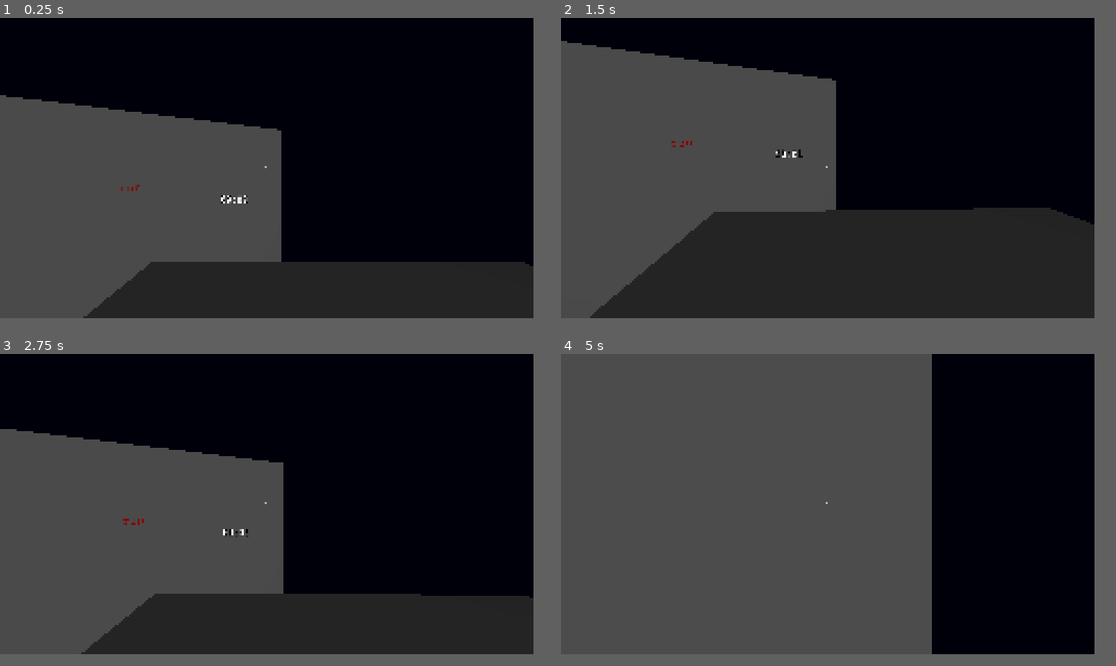
Above: before the commit, frames 1-4 (two rows, left to right).
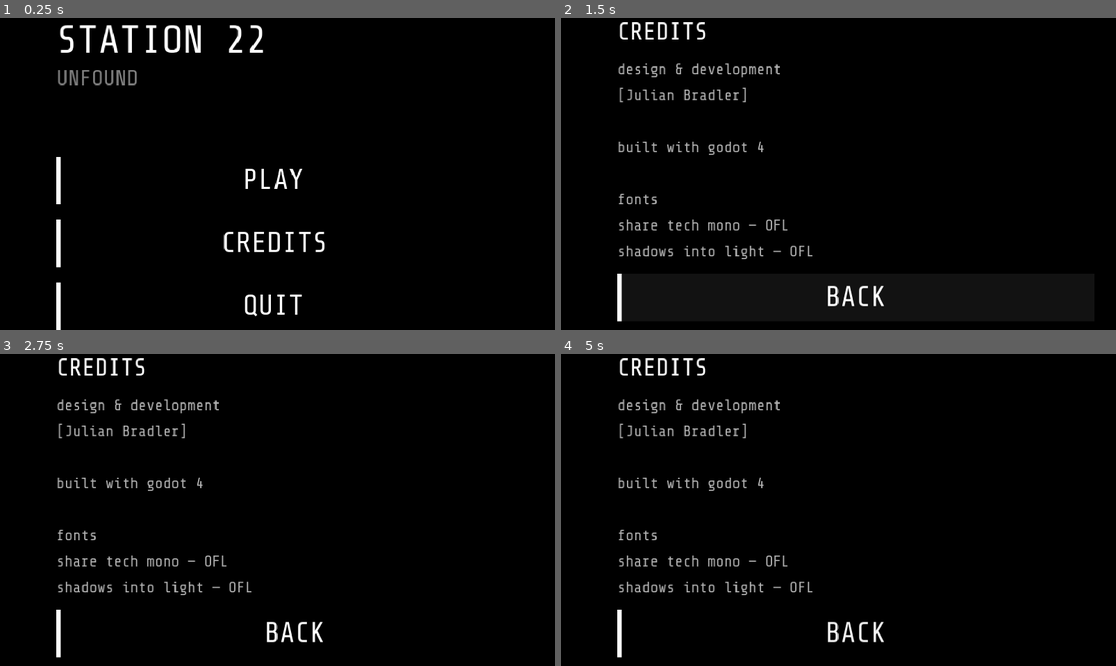
Above: after the commit, the same moments.

Repository: TheyCallMeFatbird/Station-22-Unfound
Game: Godot game, scene res://scenes/main_menu.tscn
Same seed, same stepped clock (60 frames per second), same inputs: the game is played once before the commit and once after it. Before the commit the project starts from res://scenes/main.tscn. Sound files missing from this copy of the repository are replaced by a short silence.
Inputs (mouse positions are in pixels of both pictures, inside the frame that each line leads up to):
- Up to frame 1 (0.25 s): no input
- Up to frame 2 (1.5 s): click (821, 233) at 0.5 s, where only the run after the commit has a clickable "CREDITS"; click (844, 286) at 1.25 s, where only the run after the commit has a clickable "BACK"
- Up to frame 3 (2.75 s): click (260, 510) at 2 s, where only the run after the commit has a clickable "PLAY"
- Up to frame 4 (5 s): click (821, 510) at 2.75 s, where only the run after the commit has a clickable "PLAY"; move the mouse to (855, 503) at 3.52 s; hold F (flashlight_toggle) 3.53-4.28 s; hold W (move_forward) from 3.53 s (still down); move the mouse to (799, 503) at 4.27 s; tap Tab (journal) at 4.35 s
In our replay, the window is 768x432 before the commit and 799x449 after it. These sizes can differ from the game's own. Grey fills any space a smaller window leaves; there, only what the larger window draws over its background counts as a difference.

The runs differ from the first frame. In frame 1, 43% of the frame differs, in the area x 0-97%, y 2-100%; in frame 2, 45%; in frame 3, 44%; in frame 4, 64%, in the area x 0-67%, y 0-98%.

Commit message:
OMG a main menu!!!

Diff:
--- a/project.godot
+++ b/project.godot
@@ -11,7 +11,7 @@
 [application]
 
 config/name="Station 22 Unfound"
-run/main_scene="res://scenes/main.tscn"
+run/main_scene="res://scenes/main_menu.tscn"
 config/features=PackedStringArray("4.6", "Forward Plus")
 config/icon="res://textures/icon.svg"
 
@@ -28,7 +28,7 @@
 
 [editor_plugins]
 
-enabled=PackedStringArray("res://addons/ai_coding_assistant/plugin.cfg")
+enabled=PackedStringArray()
 
 [input]
 
--- a/scenes/hud.tscn
+++ b/scenes/hud.tscn
@@ -55,16 +55,10 @@
 grow_vertical = 0
 pivot_offset = Vector2(12, -12)
 
-[node name="ComposureBar" type="TextureProgressBar" parent="." unique_id=611778211]
+[node name="ComposureBar" type="TextureProgressBar" parent="." unique_id=754832246]
 custom_minimum_size = Vector2(50, 4)
-anchors_preset = 2
-anchor_top = 1.0
-anchor_bottom = 1.0
-offset_left = 10.0
-offset_top = -34.0
-offset_right = 60.0
-offset_bottom = -30.0
-grow_vertical = 0
+offset_right = 50.0
+offset_bottom = 4.0
 pivot_offset = Vector2(12, -12)
 
 [node name="Crosshair" type="ColorRect" parent="." unique_id=352832615]
--- a/scenes/main.tscn
+++ b/scenes/main.tscn
@@ -14,7 +14,7 @@
 [ext_resource type="PackedScene" uid="uid://b2blm2cib6oui" path="res://scenes/hud.tscn" id="8_5vw27"]
 [ext_resource type="Script" uid="uid://bjl5j1hmlueqb" path="res://scripts/clock.gd" id="11_ya4ey"]
 [ext_resource type="Script" uid="uid://buwap18v7rue4" path="res://scripts/degredation.gd" id="12_eb6dy"]
-[ext_resource type="Script" uid="uid://c0sqqi2fqd2n5" path="res://scenes/apr_fools.gd" id="15_jkv2x"]
+[ext_resource type="Script" uid="uid://c0sqqi2fqd2n5" path="res://scripts/apr_fools.gd" id="15_jkv2x"]
 
 [sub_resource type="CapsuleShape3D" id="CapsuleShape3D_1bvp3"]
 radius = 0.5527344
@@ -134,28 +134,31 @@
 
 [node name="Floor" type="CSGBox3D" parent="." unique_id=305877844]
 transform = Transform3D(1, 0, 0, 0, 1, 0, 0, 0, 1, 0, -0.07165527, 0)
+visible = false
 use_collision = true
 size = Vector3(10.33374, 0.04663086, 10.957031)
 
 [node name="Wall" type="CSGBox3D" parent="." unique_id=609510026]
 transform = Transform3D(0.85573477, 0, 0.51741487, 0, 1, 0, -0.51741487, 0, 0.85573477, -5.5373907, 0.4874878, -5.3921075)
+visible = false
 use_collision = true
 size = Vector3(9.779175, 7.2489014, 0.001)
 material = SubResource("StandardMaterial3D_ya4ey")
 
 [node name="Label3D" type="Label3D" parent="." unique_id=1215400383]
 transform = Transform3D(1, 0, 0, 0, 1, 0, 0, 0, 1, -2.9675474, 1.5882549, -6.074845)
+visible = false
 text = "00:00"
 font = ExtResource("7_5vw27")
 font_size = 62
 script = ExtResource("11_ya4ey")
 
-[node name="Degredation3D" type="Area3D" parent="." unique_id=164388820]
+[node name="Degredation" type="Area3D" parent="." unique_id=164388820]
 transform = Transform3D(1, 0, 0, 0, 1, 0, 0, 0, 1, 0, -7.4356203, 0)
 script = ExtResource("12_eb6dy")
 
-[node name="CollisionShape3D" type="CollisionShape3D" parent="Degredation3D" unique_id=106469307]
-transform = Transform3D(1, 0, 0, 0, 1, 0, 0, 0, 1, 0, -0.54081535, 0)
+[node name="CollisionShape3D" type="CollisionShape3D" parent="Degredation" unique_id=106469307]
+transform = Transform3D(10, 0, 0, 0, 10, 0, 0, 0, 10, 0, -0.54081535, 0)
 shape = SubResource("BoxShape3D_trceg")
 
 [node name="Evil Grape" type="RigidBody3D" parent="." unique_id=147959151]
@@ -175,3 +178,74 @@
 transform = Transform3D(1.2166264, 0, 0, 0, 1.1894588, 0, 0, 0, 1.2066475, 0, 0.96908534, 0)
 mesh = SubResource("SphereMesh_jkv2x")
 surface_material_override/0 = SubResource("StandardMaterial3D_jbj1t")
+
+[node name="MapDraft" type="Node3D" parent="." unique_id=1898586548]
+
+[node name="CtrlRoom" type="CSGCylinder3D" parent="MapDraft" unique_id=326659938]
+transform = Transform3D(18, 0, 0, 0, 0.1, 0, 0, 0, 18, 0, -0.09675157, -2.3382716)
+use_collision = true
+radius = 1.0014648
+height = 1.0
+sides = 64
+
+[node name="WeatherCenter" type="CSGCylinder3D" parent="MapDraft" unique_id=600021263]
+transform = Transform3D(18, 0, 0, 0, 0.1, 0, 0, 0, 18, -48.242996, 9.770043, -62.862846)
+use_collision = true
+radius = 1.0014648
+height = 1.0
+sides = 64
+
+[node name="Hallway2" type="CSGBox3D" parent="MapDraft" unique_id=1456460338]
+transform = Transform3D(0.7585667, 0, -0.6515955, 0, 0.1, 0, 0.6515955, 0, 0.7585667, -30.225876, -0.09693599, 59.68224)
+use_collision = true
+size = Vector3(5, 1, 31.07698)
+
+[node name="Hallway3" type="CSGBox3D" parent="MapDraft" unique_id=84087918]
+transform = Transform3D(0.7585667, 0, -0.6515955, 0, 0.1, 0, 0.6515955, 0, 0.7585667, -7.956925, -0.111097574, 23.09349)
+use_collision = true
+size = Vector3(5, 1, 30.784657)
+
+[node name="Hallway6" type="CSGBox3D" parent="MapDraft" unique_id=2017781688]
+transform = Transform3D(1, 0, 0, 0, 0.1, 0, 0, 0, 1, -51.78586, -0.09693599, 38.047432)
+use_collision = true
+size = Vector3(5, 1, 48.457546)
+
+[node name="Hallway9" type="CSGBox3D" parent="MapDraft" unique_id=1414795456]
+transform = Transform3D(1, 0, 0, 0, 0.1, 0, 0, 0, 1, -51.78586, -0.09693599, -37.26014)
+use_collision = true
+size = Vector3(5, 1, 36.640884)
+
+[node name="Hallway8" type="CSGBox3D" parent="MapDraft" unique_id=139877925]
+transform = Transform3D(1, 0, 0, 0, 0.09827229, 0.1850835, 0, -0.01850835, 0.9827228, -108.049164, -4.5982537, -23.77538)
+use_collision = true
+size = Vector3(5, 1, 48.6542)
+
+[node name="Hallway4" type="CSGBox3D" parent="MapDraft" unique_id=1243543843]
+transform = Transform3D(-4.3711385e-08, 0, -0.99999994, 0, 0.1, 0, 0.99999994, 0, -4.3711385e-08, -25.592484, -0.09693599, -2.25506)
+use_collision = true
+size = Vector3(5, 1, 32.106777)
+
+[node name="Hallway7" type="CSGBox3D" parent="MapDraft" unique_id=1301920678]
+transform = Transform3D(-4.3711385e-08, 0, -0.99999994, 0, 0.1, 0, 0.99999994, 0, -4.3711385e-08, -71.078255, -0.09693599, 37.58476)
+use_collision = true
+size = Vector3(5, 1, 33.58751)
+
+[node name="Cafeteria" type="CSGBox3D" parent="MapDraft" unique_id=2091716105]
+transform = Transform3D(-4.3711385e-08, 0, -0.99999994, 0, 0.1, 0, 0.99999994, 0, -4.3711385e-08, -52.078186, -0.09693599, -2.6381323)
+use_collision = true
+size = Vector3(33.691498, 1, 25.04817)
+
+[node name="Quarters" type="CSGBox3D" parent="MapDraft" unique_id=133166047]
+transform = Transform3D(-4.3711385e-08, 0, -0.99999994, 0, 0.1, 0, 0.99999994, 0, -4.3711385e-08, -107.90313, -0.09693599, 37.528244)
+use_collision = true
+size = Vector3(74.87402, 1, 40.150635)
+
+[node name="ElectricalRoom" type="CSGBox3D" parent="MapDraft" unique_id=1679041719]
+transform = Transform3D(0.7585667, 0, -0.6515955, 0, 0.1, 0, 0.6515955, 0, 0.7585667, -16.63329, -0.09693599, 43.601948)
+use_collision = true
+size = Vector3(18.50777, 1, 11.667622)
+
+[node name="LDBay-1" type="CSGBox3D" parent="MapDraft" unique_id=2047413676]
+transform = Transform3D(0.7585667, 0, -0.6515955, 0, 0.1, 0, 0.6515955, 0, 0.7585667, -50.153805, -0.09693599, 81.12391)
+use_collision = true
+size = Vector3(30.977291, 1, 30.96412)
--- /dev/null
+++ b/scenes/main_menu.tscn
@@ -0,0 +1,149 @@
+[gd_scene format=3 uid="uid://d1bbrjr7c5p6j"]
+
+[ext_resource type="Script" uid="uid://crtl0r4587krn" path="res://scripts/main_menu.gd" id="1_menu"]
+[ext_resource type="FontFile" uid="uid://vone0fx04o4k" path="res://fonts/Share_Tech_Mono/ShareTechMono-Regular.ttf" id="2_menu"]
+
+[sub_resource type="StyleBoxFlat" id="StyleBoxFlat_btn_normal"]
+bg_color = Color(0, 0, 0, 0)
+border_width_left = 2
+border_color = Color(1, 1, 1, 1)
+
+[sub_resource type="StyleBoxFlat" id="StyleBoxFlat_btn_hover"]
+bg_color = Color(1, 1, 1, 0.07)
+border_width_left = 2
+border_color = Color(1, 1, 1, 1)
+
+[sub_resource type="StyleBoxFlat" id="StyleBoxFlat_btn_pressed"]
+bg_color = Color(1, 1, 1, 0.15)
+border_width_left = 2
+border_color = Color(1, 1, 1, 0.6)
+
+[sub_resource type="Theme" id="Theme_buttons"]
+Button/colors/font_color = Color(1, 1, 1, 1)
+Button/colors/font_disabled_color = Color(1, 1, 1, 0.3)
+Button/colors/font_hover_color = Color(1, 1, 1, 1)
+Button/colors/font_pressed_color = Color(1, 1, 1, 0.6)
+Button/font_sizes/font_size = 13
+Button/fonts/font = ExtResource("2_menu")
+Button/styles/disabled = SubResource("StyleBoxFlat_btn_normal")
+Button/styles/focus = SubResource("StyleBoxFlat_btn_normal")
+Button/styles/hover = SubResource("StyleBoxFlat_btn_hover")
+Button/styles/normal = SubResource("StyleBoxFlat_btn_normal")
+Button/styles/pressed = SubResource("StyleBoxFlat_btn_pressed")
+
+[node name="MainMenu" type="CanvasLayer" unique_id=100000001]
+script = ExtResource("1_menu")
+
+[node name="Background" type="ColorRect" parent="." unique_id=100000002]
+anchors_preset = 15
+anchor_right = 1.0
+anchor_bottom = 1.0
+grow_horizontal = 2
+grow_vertical = 2
+color = Color(0, 0, 0, 1)
+
+[node name="ContentVBox" type="VBoxContainer" parent="." unique_id=100000003]
+anchors_preset = -1
+anchor_left = 0.1
+anchor_top = 0.5
+anchor_right = 0.1
+anchor_bottom = 0.5
+offset_top = -60.0
+offset_right = 200.0
+offset_bottom = 60.0
+grow_vertical = 2
+theme_override_constants/separation = 1
+
+[node name="TitleLabel" type="Label" parent="ContentVBox" unique_id=100000004]
+layout_mode = 2
+theme_override_colors/font_color = Color(1, 1, 1, 1)
+theme_override_fonts/font = ExtResource("2_menu")
+theme_override_font_sizes/font_size = 18
+text = "STATION 22"
+
+[node name="SubLabel" type="Label" parent="ContentVBox" unique_id=100000005]
+layout_mode = 2
+theme_override_colors/font_color = Color(0.5, 0.5, 0.5, 1)
+theme_override_fonts/font = ExtResource("2_menu")
+theme_override_font_sizes/font_size = 10
+text = "UNFOUND"
+
+[node name="Spacer" type="Control" parent="ContentVBox" unique_id=100000006]
+custom_minimum_size = Vector2(0, 28)
+layout_mode = 2
+
+[node name="PlayBtn" type="Button" parent="ContentVBox" unique_id=100000007]
+custom_minimum_size = Vector2(110, 22)
+layout_mode = 2
+theme = SubResource("Theme_buttons")
+text = "PLAY"
+
+[node name="Spacer2" type="Control" parent="ContentVBox" unique_id=100000008]
+custom_minimum_size = Vector2(0, 5)
+layout_mode = 2
+
+[node name="CreditsBtn" type="Button" parent="ContentVBox" unique_id=100000009]
+custom_minimum_size = Vector2(110, 22)
+layout_mode = 2
+theme = SubResource("Theme_buttons")
+text = "CREDITS"
+
+[node name="Spacer3" type="Control" parent="ContentVBox" unique_id=100000010]
+custom_minimum_size = Vector2(0, 5)
+layout_mode = 2
+
+[node name="QuitBtn" type="Button" parent="ContentVBox" unique_id=100000011]
+custom_minimum_size = Vector2(110, 22)
+layout_mode = 2
+theme = SubResource("Theme_buttons")
+text = "QUIT"
+
+[node name="CreditsOverlay" type="ColorRect" parent="." unique_id=100000012]
+visible = false
+anchors_preset = 15
+anchor_right = 1.0
+anchor_bottom = 1.0
+grow_horizontal = 2
+grow_vertical = 2
+color = Color(0, 0, 0, 1)
+
+[node name="CreditsVBox" type="VBoxContainer" parent="CreditsOverlay" unique_id=100000013]
+layout_mode = 1
+anchors_preset = -1
+anchor_left = 0.1
+anchor_top = 0.5
+anchor_right = 0.1
+anchor_bottom = 0.5
+offset_left = 0.39999962
+offset_top = -72.0
+offset_right = 220.4
+offset_bottom = 88.0
+theme_override_constants/separation = 6
+
+[node name="CreditsTitle" type="Label" parent="CreditsOverlay/CreditsVBox" unique_id=100000014]
+layout_mode = 2
+theme_override_colors/font_color = Color(1, 1, 1, 1)
+theme_override_fonts/font = ExtResource("2_menu")
+theme_override_font_sizes/font_size = 11
+text = "CREDITS"
+
+[node name="CreditsText" type="Label" parent="CreditsOverlay/CreditsVBox" unique_id=100000016]
+layout_mode = 2
+theme_override_colors/font_color = Color(0.7, 0.7, 0.7, 1)
+theme_override_fonts/font = ExtResource("2_menu")
+theme_override_font_sizes/font_size = 7
+text = "design & development
+[Julian Bradler]
+
+built with godot 4
+
+fonts
+share tech mono — OFL
+shadows into light — OFL"
+autowrap_mode = 2
+
+[node name="CreditsBackBtn" type="Button" parent="CreditsOverlay/CreditsVBox" unique_id=100000017]
+custom_minimum_size = Vector2(110, 22)
+layout_mode = 2
+theme = SubResource("Theme_buttons")
+text = "BACK"
--- a/scripts/degredation.gd
+++ b/scripts/degredation.gd
@@ -2,12 +2,12 @@
 
 @export var pixelation_speed := 0.5  # how fast it degrades
 @export var min_scale := 0.05        # how pixelated it gets
-
 var active := false
 var current_scale := 1.0
 
 func _ready():
 	body_entered.connect(_on_body_entered)
+	#visible = true
 
 func _on_body_entered(body):
 	if body.name == "Player" and not active:
@@ -16,13 +16,9 @@
 func _process(delta):
 	if not active:
 		return
-
 	current_scale -= pixelation_speed * delta
 	current_scale = max(current_scale, min_scale)
-
-	# THIS is the key: lowers 3D resolution scale
 	get_viewport().scaling_3d_scale = current_scale
-
 	if current_scale <= min_scale:
 		await get_tree().create_timer(0.5).timeout
 		get_tree().quit()
--- a/scripts/hud.gd
+++ b/scripts/hud.gd
@@ -39,8 +39,12 @@
 
 func _ready():
 	print("composure_bar: ", composure_bar)
+	print("composure_bar position: ", composure_bar.global_position)
+	print("composure_bar size: ", composure_bar.size)
+	print("composure_bar visible: ", composure_bar.visible)
 	stamina_bar.modulate.a = 0.0
 	composure_bar.modulate.a = 1.0
+	composure_bar.value = 50.0
 	blur_overlay.modulate.a = 0.0
 	_build_bar_texture()
 
--- /dev/null
+++ b/scripts/main_menu.gd
@@ -0,0 +1,50 @@
+extends CanvasLayer
+
+@onready var content_vbox = $ContentVBox
+@onready var play_btn = $ContentVBox/PlayBtn
+@onready var credits_btn = $ContentVBox/CreditsBtn
+@onready var quit_btn = $ContentVBox/QuitBtn
+@onready var credits_overlay = $CreditsOverlay
+@onready var credits_back_btn = $CreditsOverlay/CreditsVBox/CreditsBackBtn
+
+var crunching := false
+
+func _ready():
+	Input.set_mouse_mode(Input.MOUSE_MODE_VISIBLE)
+	get_viewport().scaling_3d_scale = 1.0
+	get_tree().root.content_scale_mode = Window.CONTENT_SCALE_MODE_CANVAS_ITEMS
+	get_tree().root.content_scale_aspect = Window.CONTENT_SCALE_ASPECT_KEEP
+
+	play_btn.pressed.connect(_on_play)
+	quit_btn.pressed.connect(func(): get_tree().quit())
+	credits_btn.pressed.connect(_on_credits)
+
+func _on_play():
+	if crunching:
+		return
+	crunching = true
+
+	var tween = create_tween().set_parallel(false)
+
+	tween.tween_property(content_vbox, "modulate:a", 0.0, 0.35)
+
+	# re-enable viewport stretch — this is what causes the crunch visually
+	tween.tween_callback(func():
+		get_tree().root.content_scale_mode = Window.CONTENT_SCALE_MODE_VIEWPORT
+		get_tree().root.content_scale_aspect = Window.CONTENT_SCALE_ASPECT_KEEP
+	)
+
+	tween.tween_method(
+		func(v: float): get_viewport().scaling_3d_scale = v,
+		1.0, 0.08, 0.9
+	)
+
+	tween.tween_interval(0.2)
+
+	tween.tween_callback(func():
+		get_viewport().scaling_3d_scale = 1.0
+		get_tree().change_scene_to_file("res://scenes/main.tscn")
+	)
+
+func _on_credits():
+	credits_overlay.visible = !credits_overlay.visible
Renamed: scenes/apr_fools.gd -> scripts/apr_fools.gd
Renamed: scenes/apr_fools.gd.uid -> scripts/apr_fools.gd.uid
Not shown, added: scripts/main_menu.gd.uid
